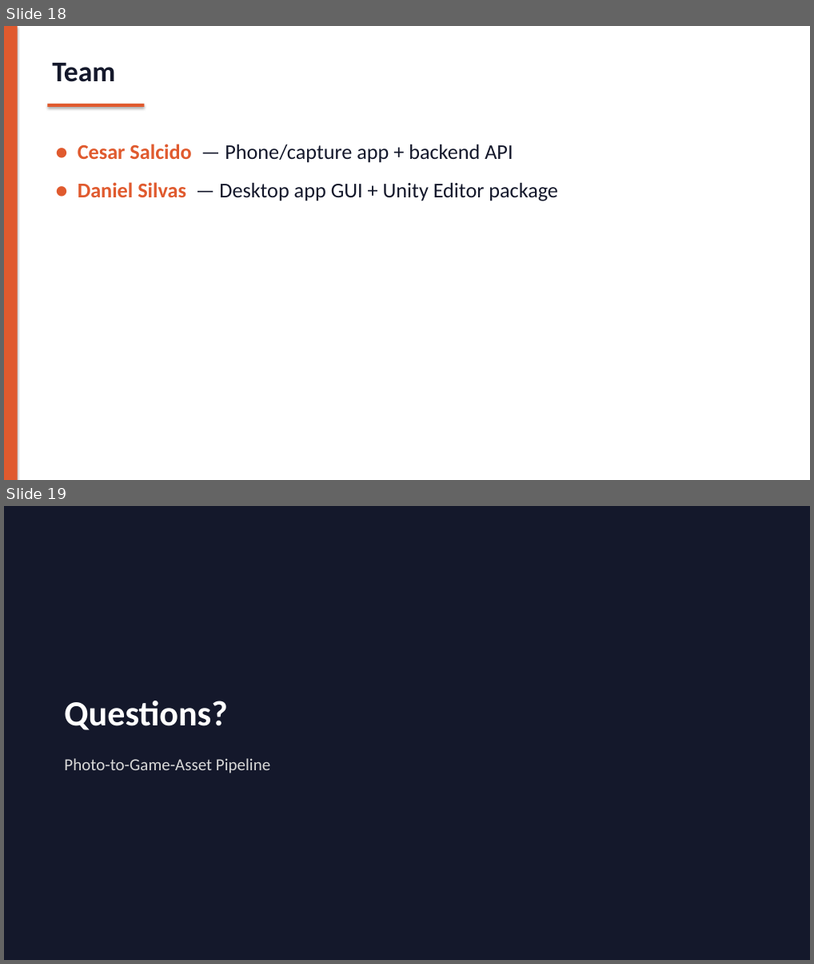
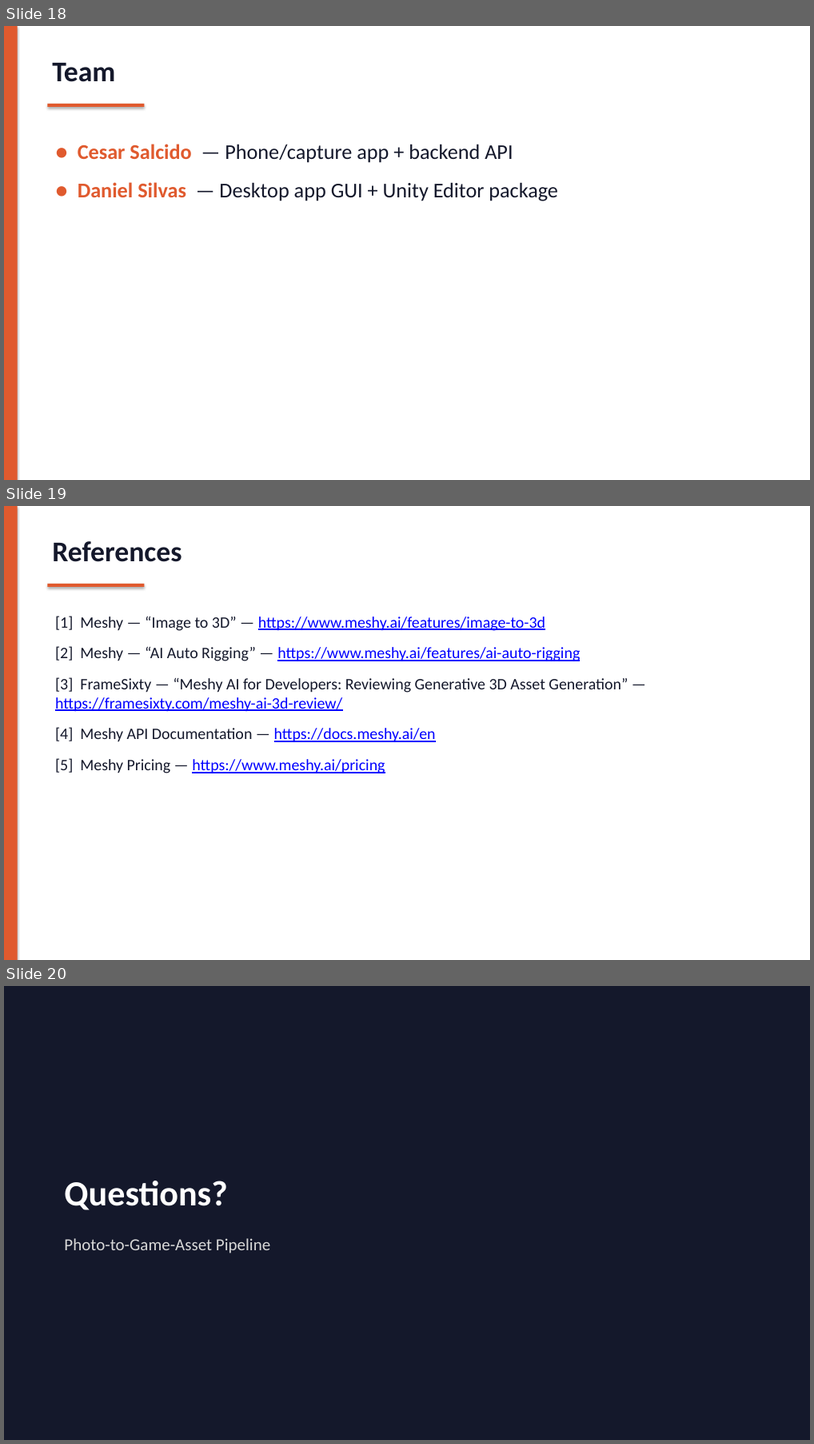
Before and after one commit to CesarSalcido06/SeniorProjectFall26, a slide deck: presentation.pptx. Shown one above the other, each under a label of ours: slides 18 and 19 before the commit, slides 18, 19 and 20 after it. The pictures are 814x964 and 814x1444 pixels, drawn with LibreOffice and Linux fonts; fonts in the diff are those of the drawing. Boxes give left, top, right and bottom in pixels: in the first picture for what was removed or moved away, otherwise in the second. Text is boxed around its words. In the diff, an @@ line names an element or a change of style, - is before the commit and + after.

Commit message:
Add clickable inline citations and a References slide to the deck

```diff
--- a/presentation.pptx
+++ b/presentation.pptx
@@ slide 19 added at (4, 506, 810, 960), background #FFFFFF @@
@@ rectangle added at (4, 506, 18, 960), fill #E05A2E @@
@@ text added at (52, 541, 182, 562), 34 pt, text #14182B, bold @@
+References
@@ rectangle added at (47, 584, 144, 587), fill #E05A2E @@
@@ text added at (55, 616, 628, 773), 19 pt, text #0000FF, underline @@
+[1] Meshy — “Image to 3D” — https://www.meshy.ai/features/image-to-3d
+[2] Meshy — “AI Auto Rigging” — https://www.meshy.ai/features/ai-auto-rigging
+[3] FrameSixty — “Meshy AI for Developers: Reviewing Generative 3D Asset Generation” — https://framesixty.com/meshy-ai-3d-review/
+[4] Meshy API Documentation — https://docs.meshy.ai/en
+[5] Meshy Pricing — https://www.meshy.ai/pricing
@@ what was slide 19 is now slide 20 @@
```
Also in this commit, not shown: 2 slides changed.
